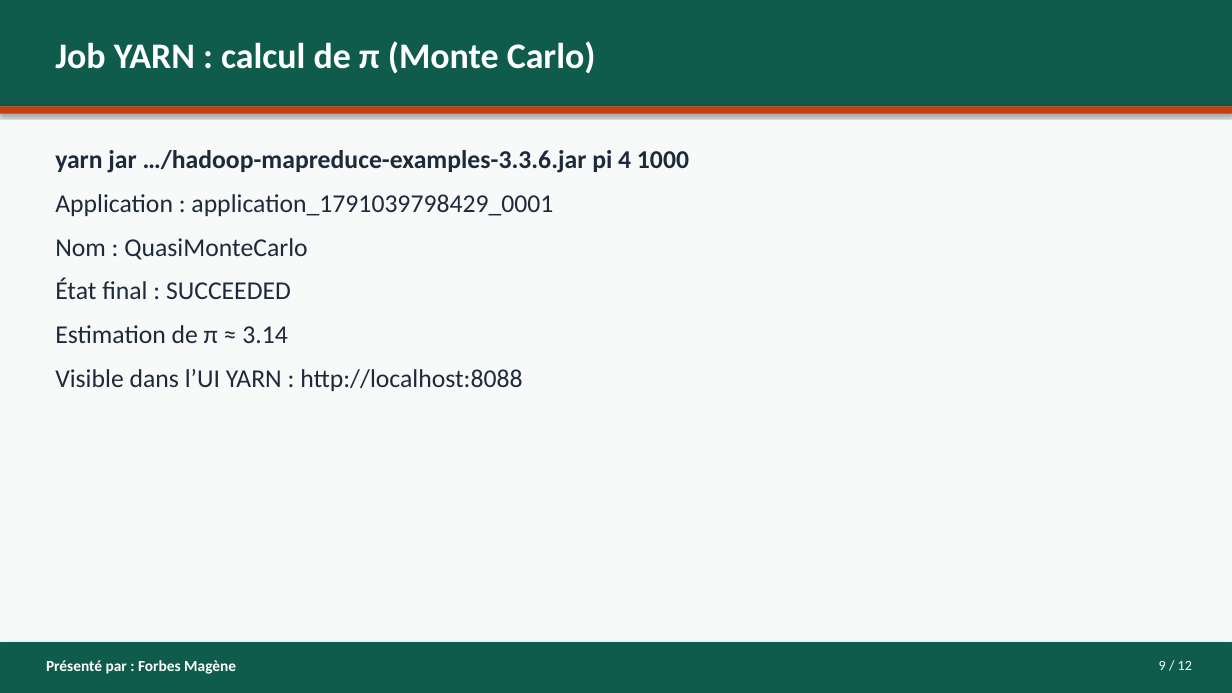
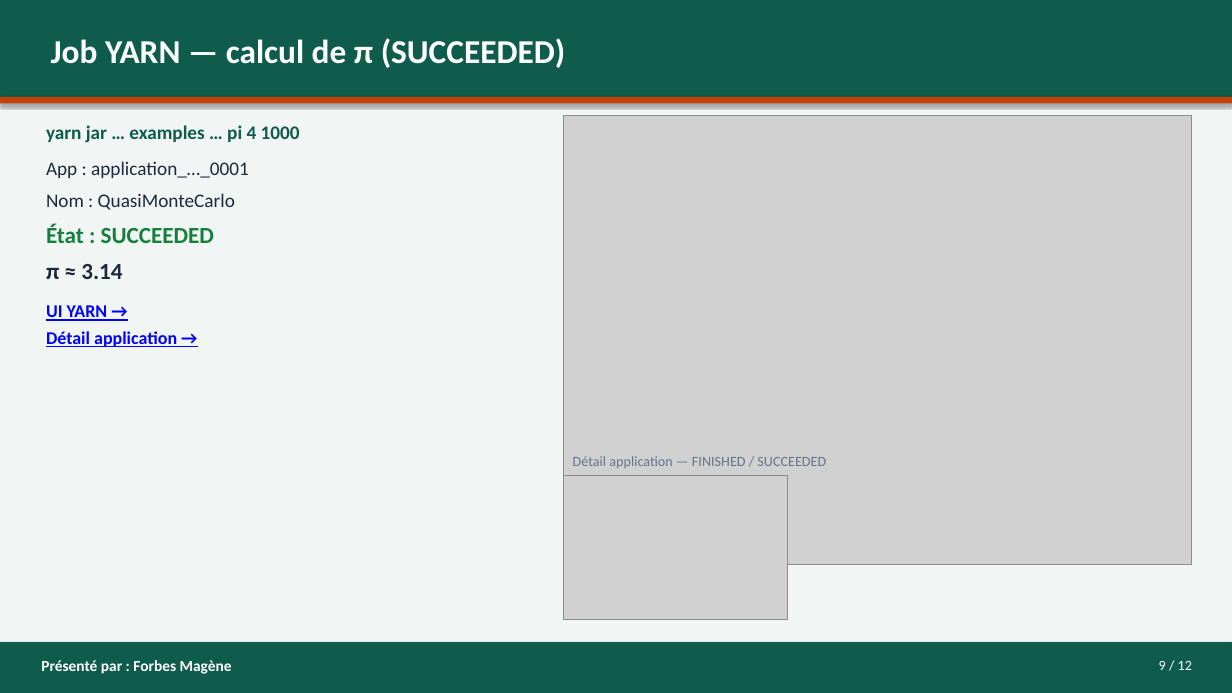
Before and after one commit to asinyopetro/Les_Hadoop_Riders_G4, a slide deck: slide 9 of presentation/PRESENTATION-G4-Les_Hadoop_Riders.pptx. Drawn at 1232x693 pixels with LibreOffice and Linux fonts; fonts in the diff are those of the drawing; grey boxes stand for pictures. Boxes give left, top, right and bottom in pixels: in the first picture for what was removed or moved away, otherwise in the second. Text is boxed around its words. In the diff, an @@ line names an element or a change of style, - is before the commit and + after.

```diff
--- a/presentation/PRESENTATION-G4-Les_Hadoop_Riders.pptx
+++ b/presentation/PRESENTATION-G4-Les_Hadoop_Riders.pptx
@@ rectangle resized from (x1=0, y1=0, x2=1232, y2=106) to (x1=0, y1=0, x2=1232, y2=97) @@
@@ rectangle at (x1=0, y1=0, x2=1232, y2=693): fill #F8FAF9 to #F1F5F4 @@
@@ text at (x1=51, y1=38, x2=565, y2=68): text changed; size 28 to 26 pt @@
-Job YARN : calcul de π (Monte Carlo)
+Job YARN — calcul de π (SUCCEEDED)
@@ rectangle moved from (x1=0, y1=106, x2=1232, y2=114) to (x1=0, y1=97, x2=1232, y2=104) @@
@@ text "yarn jar … examples … ..." moved from (x1=55, y1=150, x2=689, y2=391) to (x1=46, y1=125, x2=300, y2=347) @@
@@ picture added at (x1=564, y1=116, x2=1192, y2=565) @@
@@ text at (x1=46, y1=125, x2=300, y2=178): text changed; size 20 to 15 pt; text colour #1E293B to #0F5C4C @@
-yarn jar …/hadoop-mapreduce-examples-3.3.6.jar pi 4 1000
-Application : application_1791039798429_0001
+yarn jar … examples … pi 4 1000
+App : application_…_0001
@@ text at (x1=46, y1=193, x2=235, y2=210): size 20 to 15 pt in "Nom : QuasiMonteCarlo"; less space between paragraphs @@
@@ text at (x1=46, y1=223, x2=214, y2=347): text changed; size 20 to 14 pt; text colour #1E293B to #0000FF; bold on @@
-État final : SUCCEEDED
-Estimation de π ≈ 3.14
-Visible dans l’UI YARN : http://localhost:8088
+État : SUCCEEDED
+π ≈ 3.14
+UI YARN →
+Détail application →
@@ picture added at (x1=564, y1=476, x2=787, y2=619) @@
@@ text added at (x1=573, y1=456, x2=826, y2=468), 11 pt, text #64748B @@
+Détail application — FINISHED / SUCCEEDED
@@ text "Présenté par : Forbes Magène" moved from (x1=46, y1=660, x2=236, y2=674) to (x1=41, y1=660, x2=232, y2=674) @@
```
Also in this commit, not shown: 10 other slides changed, 1 slide added, 1 slide removed, 1 other file.
